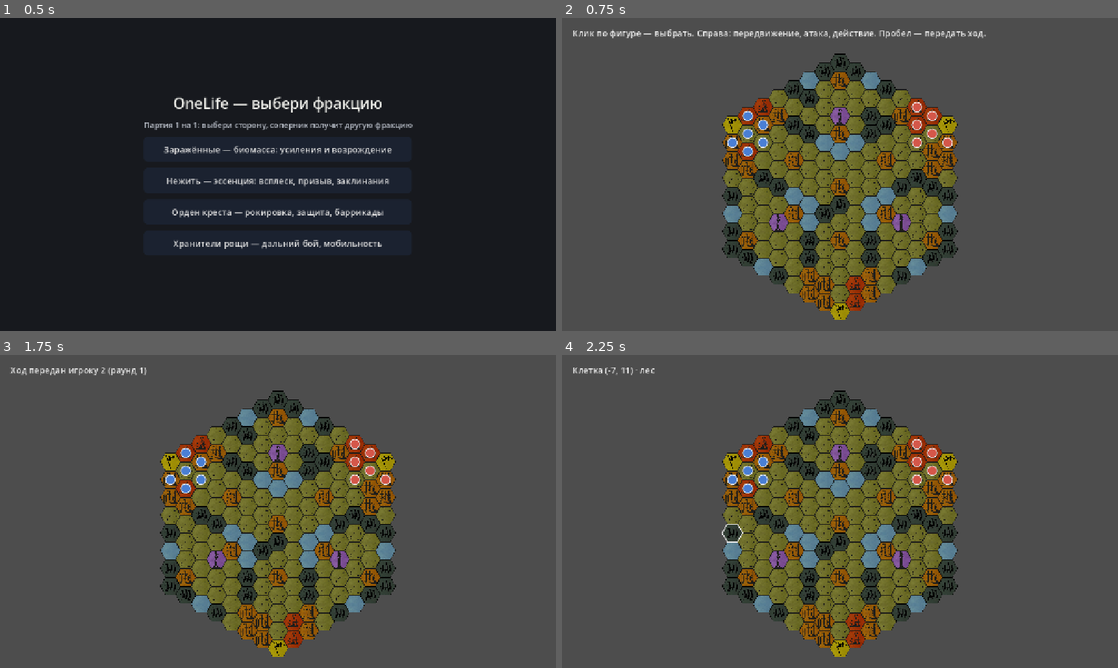
Above: before the commit, frames 1-4 (two rows, left to right).
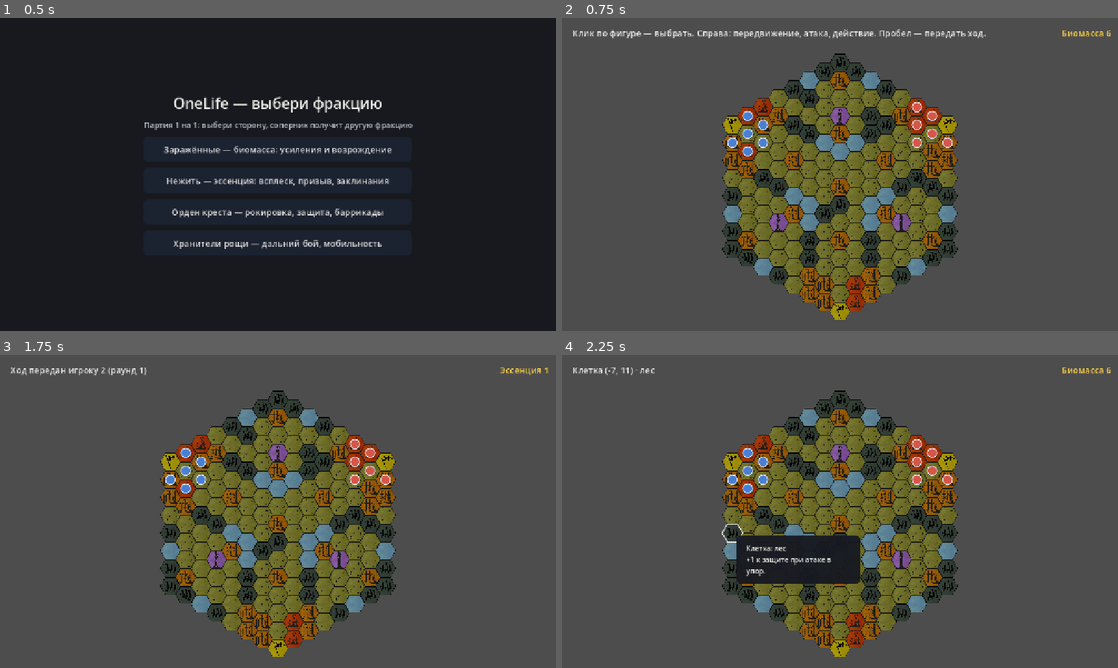
Above: after the commit, the same moments.

Repository: nehudozhn1ktg-ops/OL
Game: Godot game, scene res://scenes/menu.tscn
The game is run twice, just before and just after one commit, with the same random seed, the same clock (stepped at 60 frames per second) and the same inputs.
Inputs (mouse positions are in pixels of both pictures, inside the frame that each line leads up to):
- Up to frame 1 (0.5 s): no input
- Up to frame 2 (0.75 s): click "Заражённые — биомасса: усилен…" at 0.5 s
- Up to frame 3 (1.75 s): tap Enter at 1.25 s; move the mouse to (400, 495) at 1.27 s; click (400, 495) at 1.42 s; tap Space at 1.52 s
- Up to frame 4 (2.25 s): tap Space at 2 s; move the mouse to (728, 527) at 2.02 s; click (728, 527) at 2.17 s

Frame 1 is identical in both runs. In frame 2, 0.1% of the frame differs, in the area x 90-99%, y 4-6%; in frame 3, 0.1%; in frame 4, 3.2%, in the area x 31-99%, y 4-74%.

Commit message:
UI геймплея: плашка действий у фишки, характеристики с источником, тултип тайла/фигуры; черновик VK и скрипт публикации

Diff:
--- a/scripts/hex_grid.gd
+++ b/scripts/hex_grid.gd
@@ -7,6 +7,7 @@
 signal unit_selected_changed(unit: Unit)
 signal unit_hovered_changed(unit: Unit)
 signal action_changed(mode: String)
+signal tile_hovered_changed(coord: Vector2i, has_hover: bool)
 
 const SQRT3 := 1.7320508075688772
 const MAP_PATH := "res://assets/maps/data/1x1x1.json"
@@ -417,7 +418,7 @@
 		status.emit("Выберите действие справа: «атака», чтобы ударить по цели")
 		return
 
-	status.emit("Клетка (%d, %d) · %s" % [coord.x, coord.y, _terrain_name(board.terrain_at(coord))])
+	status.emit("Клетка (%d, %d) · %s" % [coord.x, coord.y, terrain_name(board.terrain_at(coord))])
 
 
 func _clear_selection() -> void:
@@ -442,7 +443,7 @@
 	return " Реакция укрепления: " + "; ".join(parts) + "."
 
 
-func _terrain_name(terrain: int) -> String:
+func terrain_name(terrain: int) -> String:
 	match terrain:
 		Board.TERRAIN_GRASS:
 			return "трава"
@@ -462,6 +463,30 @@
 			return "?"
 
 
+## Человекочитаемый эффект террейна — для подсказки при наведении на клетку.
+func terrain_effect(terrain: int) -> String:
+	match terrain:
+		Board.TERRAIN_FOREST:
+			return "+1 к защите при атаке в упор."
+		Board.TERRAIN_FORT:
+			return "+1 к защите; стоящая здесь фигура бьёт каждого врага, остановившегося рядом."
+		Board.TERRAIN_KEY:
+			return "Ключевая точка: +1 очко за свою фигуру в начале хода."
+		Board.TERRAIN_WATER:
+			return "Непроходима (ADR-001)."
+		Board.TERRAIN_FLAG:
+			return "Препятствие; уничтожается броском 4 (король 3-4), +3 очка."
+		Board.TERRAIN_CAMP:
+			return "Лагерь: зона развёртывания."
+		_:
+			return ""
+
+
+## Позиция гекса фигуры в экранных координатах — для плашки действий в HUD.
+func figure_screen_pos(unit: Unit) -> Vector2:
+	return to_global(hex_to_pixel(unit.coord))
+
+
 func _unhandled_input(event: InputEvent) -> void:
 	if event is InputEventMouseMotion:
 		var coord := pixel_to_hex(get_local_mouse_position())
@@ -470,9 +495,11 @@
 				hovered = coord
 				has_hover = true
 				queue_redraw()
+				tile_hovered_changed.emit(hovered, true)
 		elif has_hover:
 			has_hover = false
 			queue_redraw()
+			tile_hovered_changed.emit(hovered, false)
 		var under_cursor: Unit = game.unit_at(coord) if board.has_cell(coord) else null
 		if under_cursor != hovered_unit:
 			hovered_unit = under_cursor
--- a/scripts/hud.gd
+++ b/scripts/hud.gd
@@ -1,11 +1,11 @@
 extends Control
 class_name Hud
 
-## Интерфейс партии: панель действий справа, подсказка способности при наведении
-## и постоянная строка характеристик выбранной/наведённой фигуры.
+## Интерфейс партии: плашка действий и характеристик у выбранной фигуры,
+## подсказка по тайлу/фигуре при наведении, счётчик ресурса фракции.
 ##
-## Формат характеристик по канону боя: D4 + бонус, поэтому урон и броня
-## показываются диапазоном «бонус+1 … бонус+4», передвижение — одним числом.
+## Характеристики показываются диапазоном (D4 + бонус) с разложением бонуса
+## по источникам: броня фигуры, террейн (лес/укрепление), аура, усиление.
 
 const ICON_DAMAGE := preload("res://assets/ui/damage.png")
 const ICON_MOVE := preload("res://assets/ui/move.png")
@@ -17,26 +17,24 @@
 const COLOR_ACCENT := Color("#ffd447")
 
 const ICON_SIZE := Vector2(56.0, 56.0)
-const STAT_ICON_SIZE := Vector2(34.0, 34.0)
 
 var grid: HexGrid = null
 var selected: Unit = null
 var hovered: Unit = null
+var hovered_coord: Vector2i = Vector2i.ZERO
+var has_tile_hover: bool = false
 
 var _actions: PanelContainer
+var _lbl_stats: Label
 var _btn_move: TextureButton
 var _btn_attack: TextureButton
 var _btn_action: TextureButton
 var _btn_armor: TextureButton
 var _move_panel: PanelContainer
-var _stats: PanelContainer
-var _lbl_damage: Label
-var _lbl_move: Label
-var _lbl_armor: Label
+var _resource: Label
 var _tooltip: PanelContainer
 var _lbl_tooltip: Label
 var _boost_panel: PanelContainer
-var _lbl_biomass: Label
 ## Подсказка ходит за курсором; на снимке её ставят в заданную точку.
 var _follow_mouse: bool = true
 
@@ -47,9 +45,9 @@
 	_build_actions()
 	_build_boost()
 	_build_move_boost()
-	_build_stats()
+	_build_resource()
 	_build_tooltip()
-	_refresh(null, null)
+	_refresh_resource()
 
 
 func bind(grid_: HexGrid) -> void:
@@ -57,27 +55,30 @@
 	grid.unit_selected_changed.connect(_on_selected_changed)
 	grid.unit_hovered_changed.connect(_on_hovered_changed)
 	grid.action_changed.connect(_on_action_changed)
+	grid.tile_hovered_changed.connect(_on_tile_hovered_changed)
 
 
 # --- Построение --------------------------------------------------------------
 
+## Плашка действий: позиционируется у выбранной фигуры (см. _position_plaque).
 func _build_actions() -> void:
 	_actions = PanelContainer.new()
 	_actions.mouse_filter = Control.MOUSE_FILTER_STOP
-	_actions.anchor_left = 1.0
-	_actions.anchor_right = 1.0
-	_actions.anchor_top = 0.5
-	_actions.anchor_bottom = 0.5
-	_actions.offset_left = -96.0
-	_actions.offset_right = -16.0
-	_actions.offset_top = -124.0
-	_actions.offset_bottom = 124.0
 	_actions.add_theme_stylebox_override("panel", _panel_style())
 	add_child(_actions)
 
 	var column := VBoxContainer.new()
-	column.add_theme_constant_override("separation", 10)
+	column.add_theme_constant_override("separation", 8)
 	_actions.add_child(column)
+
+	_lbl_stats = Label.new()
+	_lbl_stats.add_theme_font_size_override("font_size", 15)
+	_lbl_stats.add_theme_color_override("font_color", COLOR_TEXT)
+	column.add_child(_lbl_stats)
+
+	var row := HBoxContainer.new()
+	row.add_theme_constant_override("separation", 8)
+	column.add_child(row)
 
 	_btn_move = _make_button(ICON_MOVE, "Передвижение")
 	_btn_move.pressed.connect(func(): _choose("move"))
@@ -87,10 +88,10 @@
 	_btn_action.pressed.connect(func(): _choose("action"))
 	_btn_armor = _make_button(ICON_ARMOR, "Броня +1 (биомасса)")
 	_btn_armor.pressed.connect(func(): grid.boost_selected_armor())
-	column.add_child(_btn_move)
-	column.add_child(_btn_attack)
-	column.add_child(_btn_action)
-	column.add_child(_btn_armor)
+	row.add_child(_btn_move)
+	row.add_child(_btn_attack)
+	row.add_child(_btn_action)
+	row.add_child(_btn_armor)
 	_actions.visible = false
 
 
@@ -171,45 +172,22 @@
 	_move_panel.visible = false
 
 
-func _build_stats() -> void:
-	_stats = PanelContainer.new()
-	_stats.mouse_filter = Control.MOUSE_FILTER_IGNORE
-	_stats.anchor_left = 0.5
-	_stats.anchor_right = 0.5
-	_stats.anchor_top = 0.0
-	_stats.anchor_bottom = 0.0
-	_stats.offset_left = -280.0
-	_stats.offset_right = 280.0
-	_stats.offset_top = 64.0
-	_stats.offset_bottom = 122.0
-	_stats.add_theme_stylebox_override("panel", _panel_style())
-	add_child(_stats)
-
-	var row := HBoxContainer.new()
-	row.alignment = BoxContainer.ALIGNMENT_CENTER
-	row.add_theme_constant_override("separation", 26)
-	_stats.add_child(row)
-
-	var damage_box := _stat_box(ICON_DAMAGE)
-	_lbl_damage = damage_box[1]
-	row.add_child(damage_box[0])
-
-	var move_box := _stat_box(ICON_MOVE)
-	_lbl_move = move_box[1]
-	row.add_child(move_box[0])
-
-	var armor_box := _stat_box(ICON_ARMOR)
-	_lbl_armor = armor_box[1]
-	row.add_child(armor_box[0])
-
-	var sep := VSeparator.new()
-	row.add_child(sep)
-	_lbl_biomass = Label.new()
-	_lbl_biomass.add_theme_font_size_override("font_size", 18)
-	_lbl_biomass.add_theme_color_override("font_color", COLOR_ACCENT)
-	_lbl_biomass.vertical_alignment = VERTICAL_ALIGNMENT_CENTER
-	row.add_child(_lbl_biomass)
-	_stats.visible = false
+## Счётчик ресурса фракции (биомасса/эссенция) в правом верхнем углу.
+func _build_resource() -> void:
+	_resource = Label.new()
+	_resource.anchor_left = 1.0
+	_resource.anchor_right = 1.0
+	_resource.anchor_top = 0.0
+	_resource.anchor_bottom = 0.0
+	_resource.offset_left = -240.0
+	_resource.offset_right = -16.0
+	_resource.offset_top = 20.0
+	_resource.offset_bottom = 54.0
+	_resource.horizontal_alignment = HORIZONTAL_ALIGNMENT_RIGHT
+	_resource.add_theme_font_size_override("font_size", 20)
+	_resource.add_theme_color_override("font_color", COLOR_ACCENT)
+	_resource.mouse_filter = Control.MOUSE_FILTER_IGNORE
+	add_child(_resource)
 
 
 func _build_tooltip() -> void:
@@ -259,50 +237,25 @@
 	return button
 
 
-## Пара «иконка + значение» для строки характеристик.
-func _stat_box(texture: Texture2D) -> Array:
-	var box := HBoxContainer.new()
-	box.add_theme_constant_override("separation", 6)
-
-	var icon := TextureRect.new()
-	icon.texture = texture
-	icon.custom_minimum_size = STAT_ICON_SIZE
-	icon.expand_mode = TextureRect.EXPAND_IGNORE_SIZE
-	icon.stretch_mode = TextureRect.STRETCH_KEEP_ASPECT_CENTERED
-	box.add_child(icon)
-
-	var label := Label.new()
-	label.text = "—"
-	label.add_theme_font_size_override("font_size", 26)
-	label.add_theme_color_override("font_color", COLOR_TEXT)
-	label.vertical_alignment = VERTICAL_ALIGNMENT_CENTER
-	box.add_child(label)
-	return [box, label]
-
-
 # --- Реакция на события поля ------------------------------------------------
 
 func _on_selected_changed(unit: Unit) -> void:
 	selected = unit
-	_refresh(unit, hovered)
 	_boost_panel.visible = false
 	_move_panel.visible = false
-	if unit == null:
-		_actions.visible = false
-		return
-	if not _actions.visible:
-		_actions.visible = true
-	_update_buttons(unit)
+	_refresh_plaque(unit)
 
 
 func _on_hovered_changed(unit: Unit) -> void:
 	hovered = unit
 	_follow_mouse = true
-	if unit != null:
-		_show_tooltip(unit)
-	else:
-		_tooltip.visible = false
-	_refresh(selected, unit)
+	_refresh_tooltip()
+
+
+func _on_tile_hovered_changed(coord: Vector2i, has_hover: bool) -> void:
+	hovered_coord = coord
+	has_tile_hover = has_hover
+	_refresh_tooltip()
 
 
 func _on_action_changed(mode: String) -> void:
@@ -323,51 +276,81 @@
 	_move_panel.visible = mode == "move" and _is_infected() and enough
 
 
+# --- Плашка действий ---------------------------------------------------------
+
+func _refresh_plaque(unit: Unit) -> void:
+	if unit == null:
+		_actions.visible = false
+		return
+	_lbl_stats.text = "\n".join(_stat_lines(unit))
+	_update_buttons(unit)
+	_actions.visible = true
+	_actions.reset_size()
+	_position_plaque(unit)
+
+
+func _position_plaque(unit: Unit) -> void:
+	var pos := grid.figure_screen_pos(unit)
+	var view := get_viewport_rect().size
+	var size := _actions.size
+	var target := pos + Vector2(-size.x * 0.5, -size.y - grid.hex_size - 6.0)
+	target.x = clampf(target.x, 8.0, maxf(8.0, view.x - size.x - 8.0))
+	target.y = clampf(target.y, 8.0, maxf(8.0, view.y - size.y - 8.0))
+	_actions.position = target
+
+
 func _update_buttons(unit: Unit) -> void:
 	_btn_move.disabled = unit.moved
-	_btn_attack.disabled = unit.attacked or not unit.can_attack
-	# «Действие» показываем только когда оно есть у фигуры (текст карты).
-	var has_action := unit.ability_text.contains("Действие")
+	_btn_attack.disabled = unit.attacked or unit.acted or not unit.can_attack
+	# «Действие» показываем только когда оно реализовано у фигуры (cast_spell).
+	var has_action := grid.game.has_action(unit)
 	_btn_action.visible = has_action
-	# Усиление брони — только заражённым, и не в момент, когда биомассы нет.
+	_btn_action.disabled = unit.attacked or unit.acted
+	# Усиление брони — только заражённым.
 	_btn_armor.visible = _is_infected()
-	# Панель подстраивает высоту под число кнопок: отступы 10+10, шаг 10.
-	var count := 2
-	if has_action:
-		count += 1
-	if _btn_armor.visible:
-		count += 1
-	var height := 20.0 + count * ICON_SIZE.y + (count - 1) * 10.0
-	_actions.offset_top = -height * 0.5
-	_actions.offset_bottom = height * 0.5
-
-
-func _choose(mode: String) -> void:
-	if grid == null:
+
+
+func _stat_lines(unit: Unit) -> Array[String]:
+	var game: Game = grid.game
+	var terrain := game.terrain_defense_bonus(unit, 1)
+	var aura := game.aura_defense_bonus(unit)
+	var armor_total := unit.armor + terrain + aura + unit.armor_boost
+	var lines: Array[String] = []
+	lines.append("Урон %d-%d (D4 + %d)" % [unit.damage + 1, unit.damage + 4, unit.damage])
+	var parts: Array[String] = ["броня %d" % unit.armor]
+	if terrain > 0:
+		parts.append("%s +%d" % [grid.terrain_name(game.board.terrain_at(unit.coord)), terrain])
+	if aura > 0:
+		parts.append("аура +%d" % aura)
+	if unit.armor_boost > 0:
+		parts.append("усиление +%d" % unit.armor_boost)
+	lines.append("Броня %d-%d (D4 + %s)" % [armor_total + 1, armor_total + 4, " + ".join(parts)])
+	lines.append("Движение %d" % unit.move)
+	if unit.range > 1:
+		lines.append("Дальность атаки %d" % unit.range)
+	return lines
+
+
+# --- Подсказка (тайл + фигура) -----------------------------------------------
+
+func _refresh_tooltip() -> void:
+	var lines: Array[String] = []
+	if hovered != null:
+		lines.append_array(_figure_lines(hovered))
+		lines.append("")
+	if has_tile_hover and grid.board.has_cell(hovered_coord):
+		lines.append_array(_tile_lines(hovered_coord))
+	if lines.is_empty():
+		_tooltip.visible = false
 		return
-	if mode == "action" and selected != null:
-		grid.status.emit(selected.ability_text)
-		return
-	grid.choose_action(mode)
-
-
-# --- Содержимое ---------------------------------------------------------------
-
-func _refresh(selected_unit: Unit, hovered_unit: Unit) -> void:
-	var unit: Unit = hovered_unit if hovered_unit != null else selected_unit
-	if unit == null:
-		_stats.visible = false
-		return
-	_stats.visible = true
-	# D4 + бонус: минимальное значение — бонус + 1, максимальное — бонус + 4.
-	_lbl_damage.text = "%d-%d" % [unit.damage + 1, unit.damage + 4]
-	_lbl_move.text = "%d" % unit.move
-	_lbl_armor.text = "%d-%d" % [unit.armor + 1, unit.armor + 4]
-
-
-func _show_tooltip(unit: Unit) -> void:
+	_lbl_tooltip.text = "\n".join(lines)
+	_tooltip.visible = true
+	_tooltip.reset_size()
+
+
+func _figure_lines(unit: Unit) -> Array[String]:
+	var kind_name := {"king": "Король", "commander": "Командир", "pawn": "Пешка"}
 	var title := unit.name_ru if unit.name_ru != "" else "Фигура"
-	var kind_name := {"king": "Король", "commander": "Командир", "pawn": "Пешка"}
 	var lines: Array[String] = ["%s · %s игрока %d" % [title, kind_name.get(unit.kind, ""), unit.owner]]
 	if unit.wounded:
 		lines.append("Ранена.")
@@ -377,25 +360,54 @@
 		lines.append(unit.ability_text)
 	else:
 		lines.append("Особой способности нет.")
-	_lbl_tooltip.text = "\n".join(lines)
-	_tooltip.visible = true
-	_tooltip.reset_size()
+	return lines
+
+
+func _tile_lines(coord: Vector2i) -> Array[String]:
+	var terrain := grid.board.terrain_at(coord)
+	var lines: Array[String] = ["Клетка: %s" % grid.terrain_name(terrain)]
+	var effect := grid.terrain_effect(terrain)
+	if effect != "":
+		lines.append(effect)
+	return lines
+
+
+func _choose(mode: String) -> void:
+	if grid == null:
+		return
+	if mode == "action" and selected != null:
+		grid.status.emit(selected.ability_text)
+		return
+	grid.choose_action(mode)
+
+
+func _refresh_resource() -> void:
+	if grid == null or grid.game == null:
+		_resource.visible = false
+		return
+	var player := grid.game.current_player
+	var faction := str(grid.faction_ids.get(player, ""))
+	if faction == "infected":
+		_resource.text = "Биомасса %d" % grid.game.biomass_of(player)
+		_resource.visible = true
+	elif faction == "undead":
+		_resource.text = "Эссенция %d" % grid.game.essence_of(player)
+		_resource.visible = true
+	else:
+		_resource.visible = false
 
 
 ## Только для отладочного снимка: подсказка в заданной точке, без курсора.
 func show_tooltip_at(unit: Unit, at: Vector2) -> void:
-	_show_tooltip(unit)
 	_follow_mouse = false
+	_lbl_tooltip.text = "\n".join(_figure_lines(unit))
 	_tooltip.reset_size()
 	_tooltip.position = at
+	_tooltip.visible = true
 
 
 func _process(_delta: float) -> void:
-	if _lbl_biomass != null:
-		var infected := _is_infected()
-		_lbl_biomass.visible = infected
-		if infected:
-			_lbl_biomass.text = "Биомасса %d" % grid.game.biomass_of(grid.game.current_player)
+	_refresh_resource()
 	if _tooltip.visible and _follow_mouse:
 		var mouse := get_global_mouse_position()
 		var view := get_viewport_rect().size
Not shown, changed: docs/community/drafts/2026-11-16-nekromant.md
Not shown, changed: docs/community/publications.md
Not shown, changed: docs/memory/backlog.md
